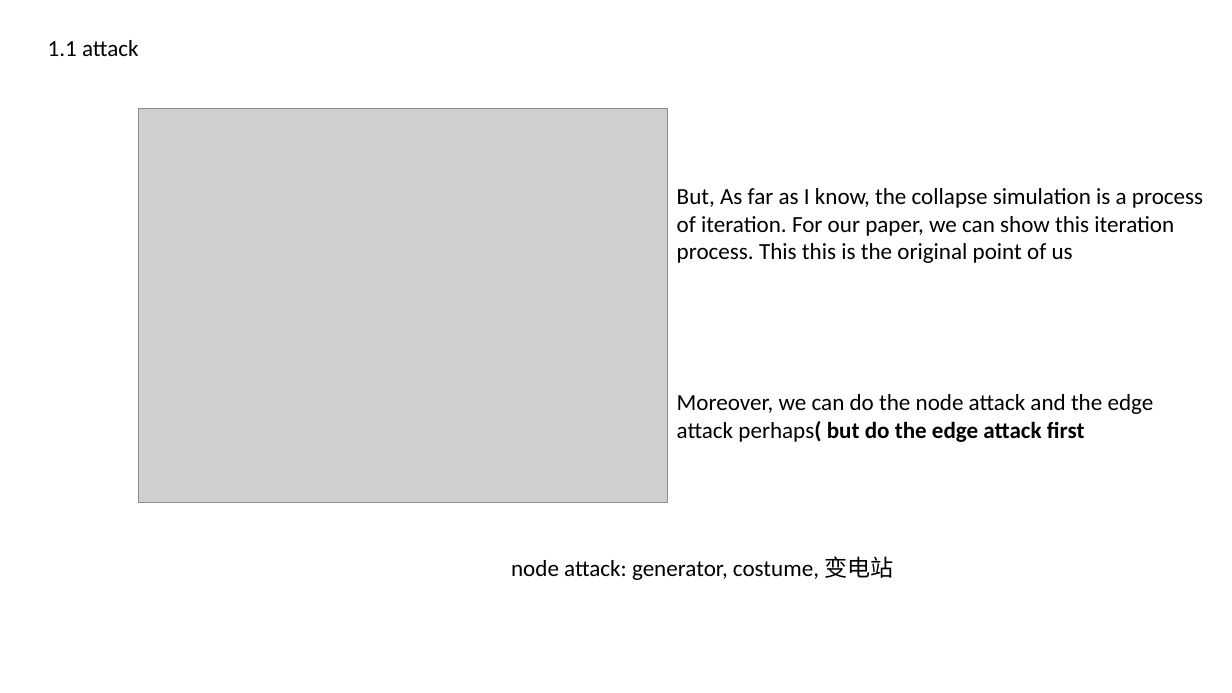
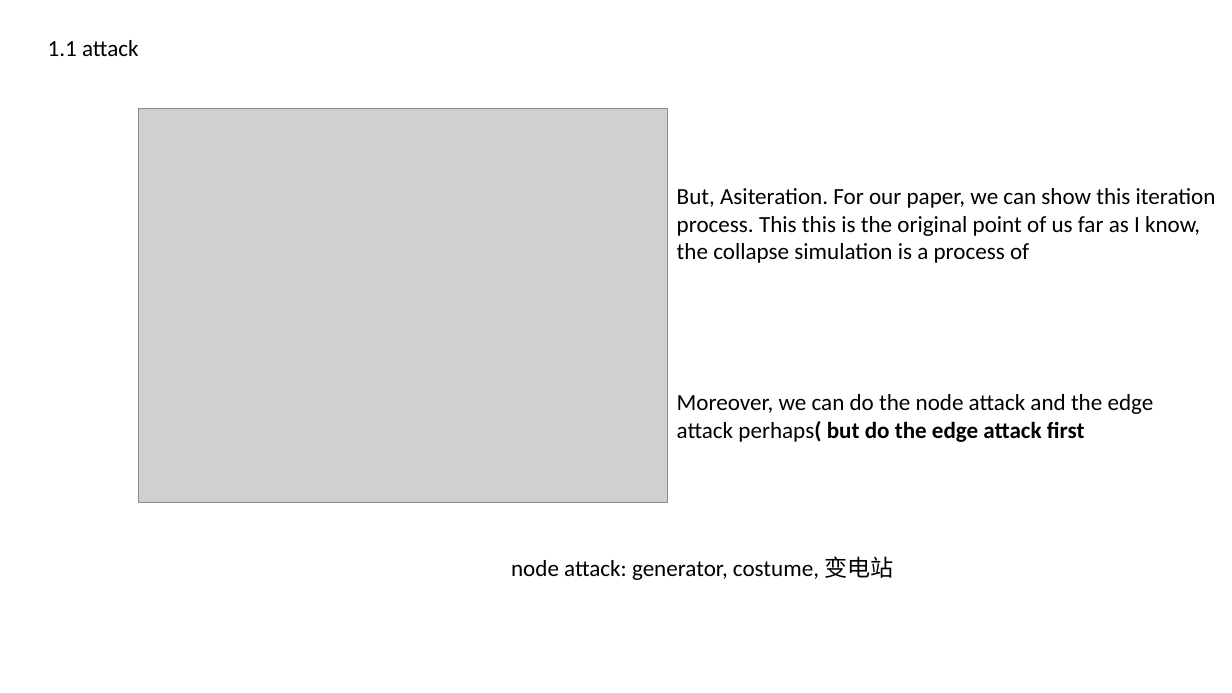
Before and after one commit to caojunyongnb/Network_Final, a slide deck: slide 3 of progress/1.pptx. Drawn at 1232x693 pixels with LibreOffice and Linux fonts; fonts in the diff are those of the drawing; grey boxes stand for pictures. Boxes give left, top, right and bottom in pixels: in the first picture for what was removed or moved away, otherwise in the second. Text is boxed around its words. In the diff, an @@ line names an element or a change of style, - is before the commit and + after.

```diff
--- a/progress/1.pptx
+++ b/progress/1.pptx
@@ text at (x1=677, y1=188, x2=1216, y2=263): text changed @@
-But, As far as I know, the collapse simulation is a process of iteration. For our paper, we can show this iteration process. This this is the original point of us
+But, Asiteration. For our paper, we can show this iteration process. This this is the original point of us far as I know, the collapse simulation is a process of
```
Also in this commit, not shown: 2 other slides changed, 1 other file.
